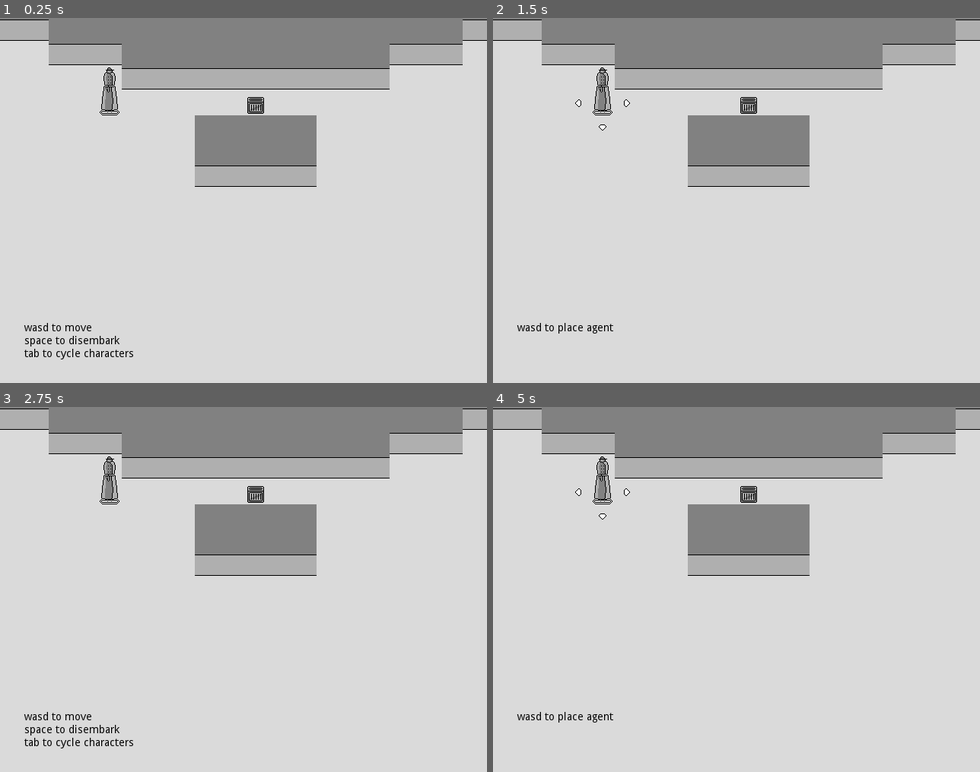
Above: before the commit, frames 1-4 (two rows, left to right).
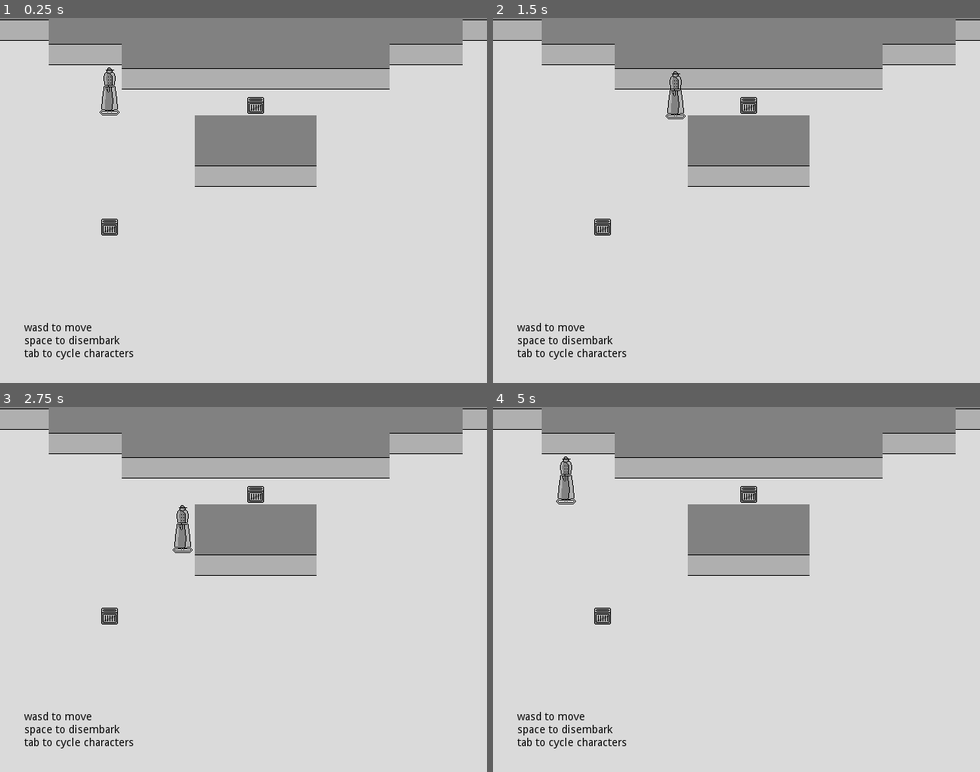
Above: after the commit, the same moments.

Repository: miuon/trenchcoat
Game: Godot game, scene res://level/demolevel.tscn
Two runs of this game, one before a commit and one after it. Both use one fixed random seed, a clock stepped at 60 frames per second and the inputs below.
Inputs:
- Up to frame 1 (0.25 s): no input
- Up to frame 2 (1.5 s): tap Enter at 0.5 s; hold D (right) 0.53-1.28 s; tap Tab (cycle) at 0.6 s; hold S (down) from 1.28 s (still down); tap Space (primary) at 1.35 s
- Up to frame 3 (2.75 s): release S (down) at 2.03 s; hold D (right) from 2.03 s (still down); tap Tab (cycle) at 2.1 s
- Up to frame 4 (5 s): tap Space (primary) at 2.75, 2.85, 4.35 s; release D (right) at 2.78 s; hold W (up) 2.78-3.53 s; hold A (left) from 3.53 s (still down); tap Tab (cycle) at 3.6 s; tap Escape (cancel) at 4.15 s

The runs differ from the first frame. In frame 1, 0.2% of the frame differs, in the area x 20-25%, y 55-60%; in frame 2, 1.3%; in frame 3, 0.8%; in frame 4, 1.4%, in the area x 5-29%, y 13-94%.
Error before the commit: Parse Error: A non-void function must return a value in all possible paths. (res://grid/grid.gd:11)

Commit message:
quick fixes inc return type issue

Diff:
--- a/grid/grid.gd
+++ b/grid/grid.gd
@@ -8,10 +8,11 @@
 	mover.grid = self
 	mover.position = map_to_world(world_to_map(mover.position))
 
-func mover_at_cell(cell: Vector2) -> GridMover:
+func mover_at_cell(cell: Vector2):
 	for mover in movers.keys():
 		if world_to_map(mover.position) == cell:
 			return mover
+	return false
 
 func get_obstacle(mover: GridMover, direction: Vector2) -> GridMover:
 	var start_cell := world_to_map(mover.position)
--- a/level/demolabel.gd
+++ b/level/demolabel.gd
@@ -2,7 +2,7 @@
 class_name DemoLabel
 
 export var normal_text := "wasd to move\nspace to disembark\ntab to cycle characters"
-export var placing_text := "wasd to place agent"
+export var placing_text := "wasd to place agent\nesc to cancel"
 
 func _ready() -> void:
 	text = normal_text
--- a/level/demolevel.tscn
+++ b/level/demolevel.tscn
@@ -177,6 +177,9 @@
 move_time = 0.5
 bump_time = 0.3
 
+[node name="Crate2" parent="ObstacleManager" index="33" instance=ExtResource( 4 )]
+position = Vector2( 128, 256 )
+
 [node name="Label" type="Label" parent="." index="3"]
 modulate = Color( 0, 0, 0, 1 )
 margin_left = 32.0
